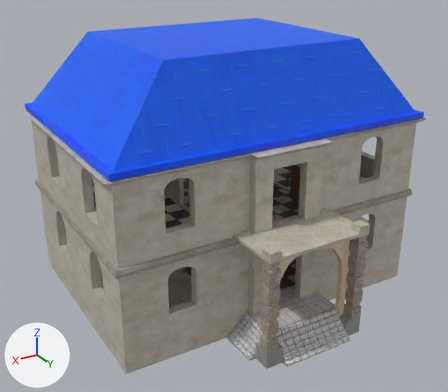
Two versions of the FBX model Assets/StructureModels/SmallPalaceFinal/SmallPalaceGame.fbx, one commit apart.
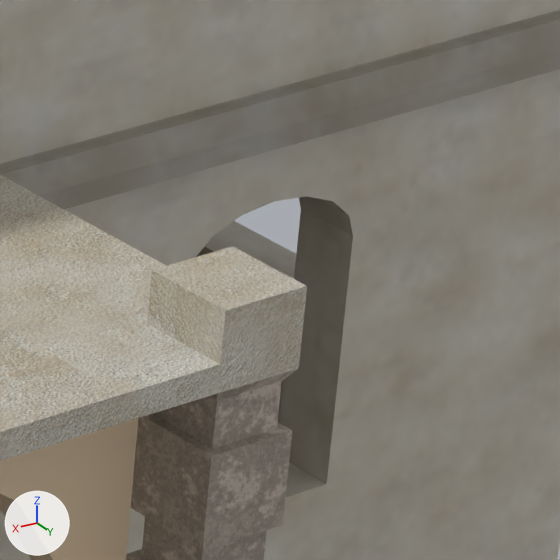
The first picture shows the older version from a camera (50 mm lens) standing at (13.7, 23.0, 15.5) and looking at (0.6, 1.1, 4.6). The close-ups show the older and then the newer version on the part from 74% to 89% of the width and 49% to 66% of the height of that picture. Only the edits that show in the close-ups are written down. The axes (+X, +Y, +Z) are drawn at lower left. The lights are the same throughout. Where no turn or scale is listed for an object, it has been applied to the vertices.

Names of what the first close-up shows: 'ArchEntrance', 'Balcony', 'Main'.
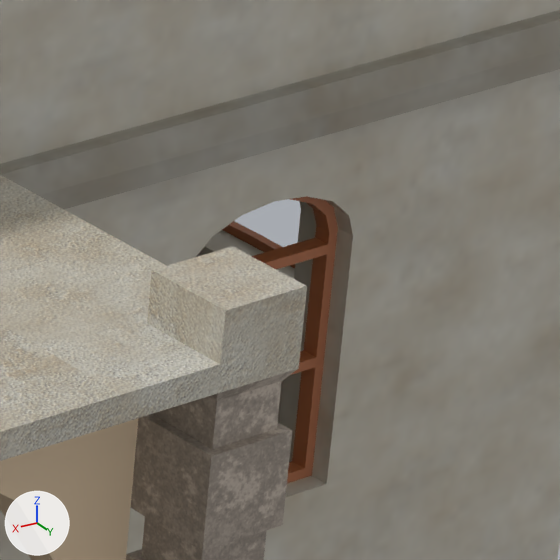
Location of each change, [x1, y1, x2, y2] in pixels of the close-ups (560 x 560 px):
```json
{"object": "Window", "change": "added", "after": [252, 196, 338, 483], "on screen": "brown"}
{"object": "Window2.002", "change": "added", "after": [222, 221, 295, 268], "on screen": "brown"}
```

Edits to the scene script, one JSON object a line:
```json
{"op": "add", "block": "mat_materialwindow", "code": ["mat_materialwindow = principled_material('MaterialWindow')", "mat_materialwindow.base_color = (0.423, 0.138, 0.0498)  # brown #ae683f"]}
{"op": "add", "block": "me_plane_016", "code": ["me_plane_016 = bpy.data.meshes.new('Plane.016')", "me_plane_016.from_pydata(...)  # 68 vertices, 63 faces; spans x -0.06..0.0, y -0.7..0.7, z 0.0..2.0", "me_plane_016.materials.append(mat_materialwindow)  # brown #ae683f"]}
{"op": "add", "block": "me_plane_003", "code": ["me_plane_003 = bpy.data.meshes.new('Plane.003')", "me_plane_003.from_pydata(...)  # 100 vertices, 110 faces; spans x -0.6..0.6, y -0.11..-0.01, z 0.0..1.85", "me_plane_003.materials.append(mat_materialwindow)  # brown #ae683f"]}
{"op": "add", "block": "ob_window2_002", "code": ["ob_window2_002 = bpy.data.objects.new('Window2.002', me_plane_016)", "ob_window2_002.location = (-6.95, 2.2, 2.05)"]}
{"op": "add", "block": "ob_window", "code": ["ob_window = bpy.data.objects.new('Window', me_plane_003)", "ob_window.location = (-4.6, 4.6, 2.05)"]}
```
